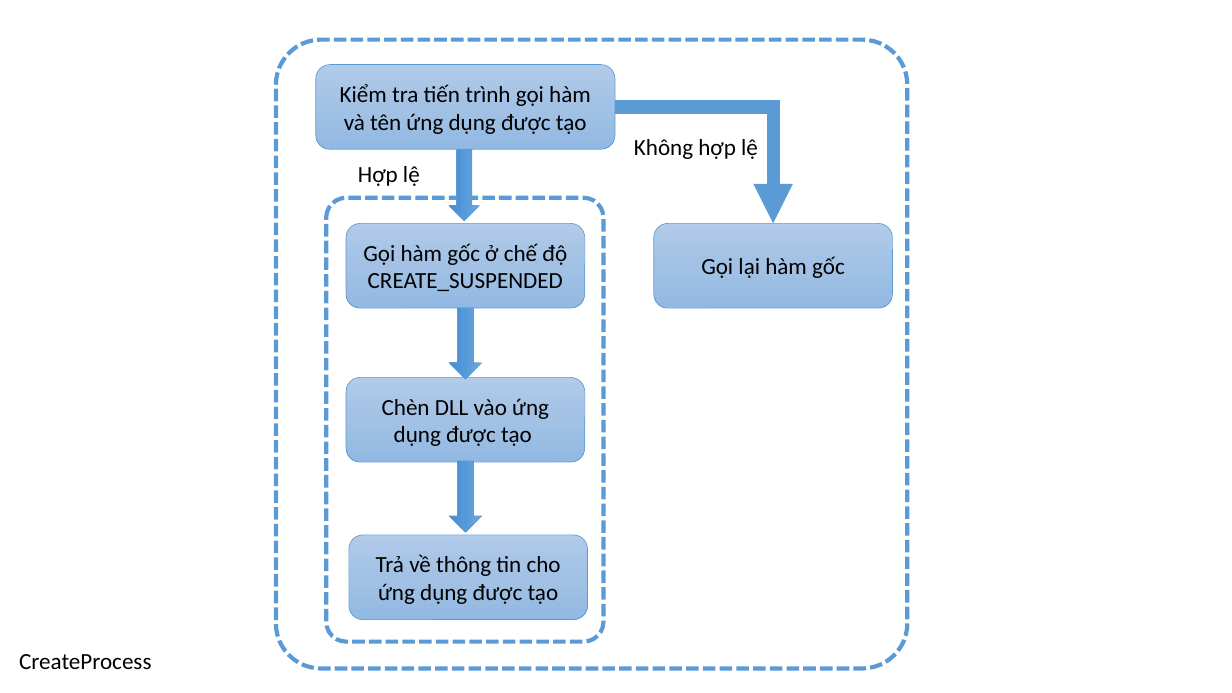
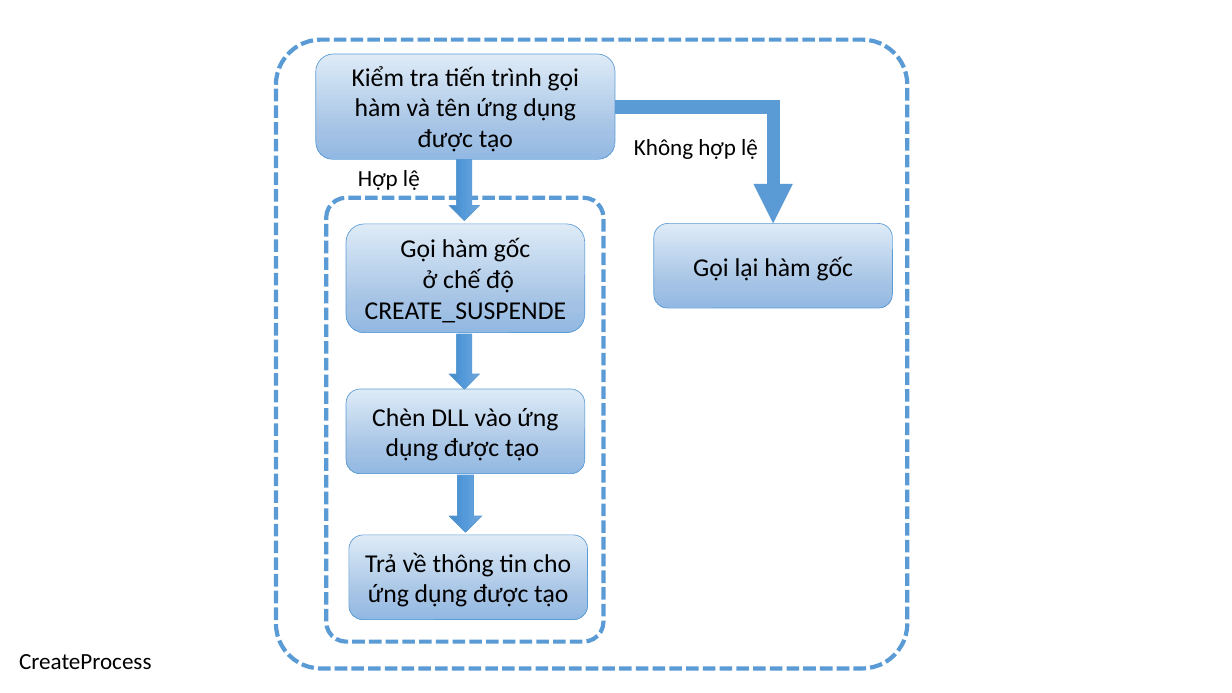
Before and after one commit to dotrungduchd/LUANVAN, a slide deck: slide 21 of Document/SODO.pptx. Drawn at 1232x693 pixels with LibreOffice and Linux fonts; fonts in the diff are those of the drawing. Boxes give left, top, right and bottom in pixels: in the first picture for what was removed or moved away, otherwise in the second. Text is boxed around its words. In the diff, an @@ line names an element or a change of style, - is before the commit and + after.

```diff
--- a/Document/SODO.pptx
+++ b/Document/SODO.pptx
@@ rounded rectangle "Kiểm tra tiến trình gọi ...": place and size @@
-rounded rectangle "Kiểm tra tiến trình gọi ..." at <box>316,65,616,150</box>
+rounded rectangle "Kiểm tra tiến trình gọi ..." at <box>316,54,616,159</box>
@@ text "Hợp lệ": place and size @@
-text "Hợp lệ" at <box>358,166,420,186</box>
+text "Hợp lệ" at <box>358,170,420,190</box>
@@ right arrow: place and size @@
-right arrow at <box>450,149,479,220</box>
+right arrow at <box>449,159,479,220</box>
@@ rounded rectangle "Gọi hàm gốc": place and size @@
-rounded rectangle "Gọi hàm gốc" at <box>347,224,585,309</box>
+rounded rectangle "Gọi hàm gốc" at <box>347,224,585,333</box>
@@ rounded rectangle "Gọi hàm gốc" at <box>347,224,585,333</box>: fill gradient #B1CBE9 to #A3C1E5 to #93B9E4 to gradient #DEEBF7 to #A3C1E5 to #93B9E4 @@
@@ text in rounded rectangle at <box>365,237,567,323</box>: text changed; size 18 to 20 pt @@
-Gọi hàm gốc ở chế độ CREATE_SUSPENDED
+Gọi hàm gốc
+ở chế độ CREATE_SUSPENDE
@@ right arrow: place and size @@
-right arrow at <box>449,308,482,379</box>
+right arrow at <box>450,334,480,389</box>
@@ size 18 to 20 pt; fill gradient #B1CBE9 to #A3C1E5 to #93B9E4 to gradient #DEEBF7 to #A3C1E5 to #93B9E4 in 4 elements at <box>349,535,588,620</box>, <box>654,224,893,309</box>, <box>316,54,616,159</box>, <box>347,389,585,474</box> @@
@@ rounded rectangle "Chèn DLL vào ứng dụng ...": place and size @@
-rounded rectangle "Chèn DLL vào ứng dụng ..." at <box>347,377,585,462</box>
+rounded rectangle "Chèn DLL vào ứng dụng ..." at <box>347,389,585,474</box>
@@ right arrow: place and size @@
-right arrow at <box>449,461,482,532</box>
+right arrow at <box>450,476,482,533</box>
```
Also in this commit, not shown: 10 other slides changed, 1 slide added, 1 other file.
